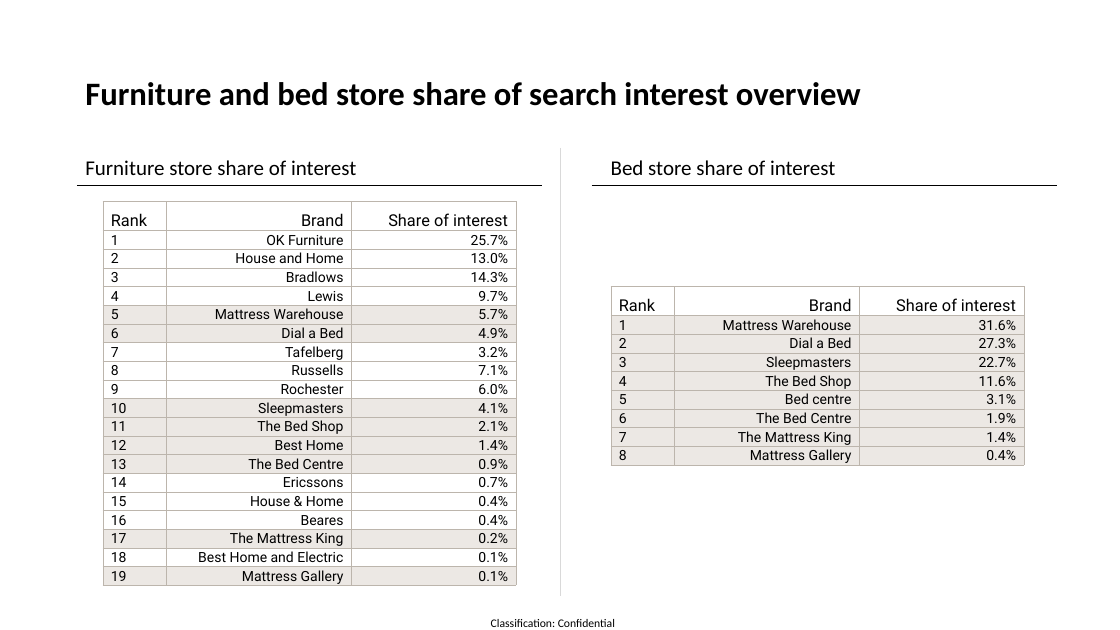
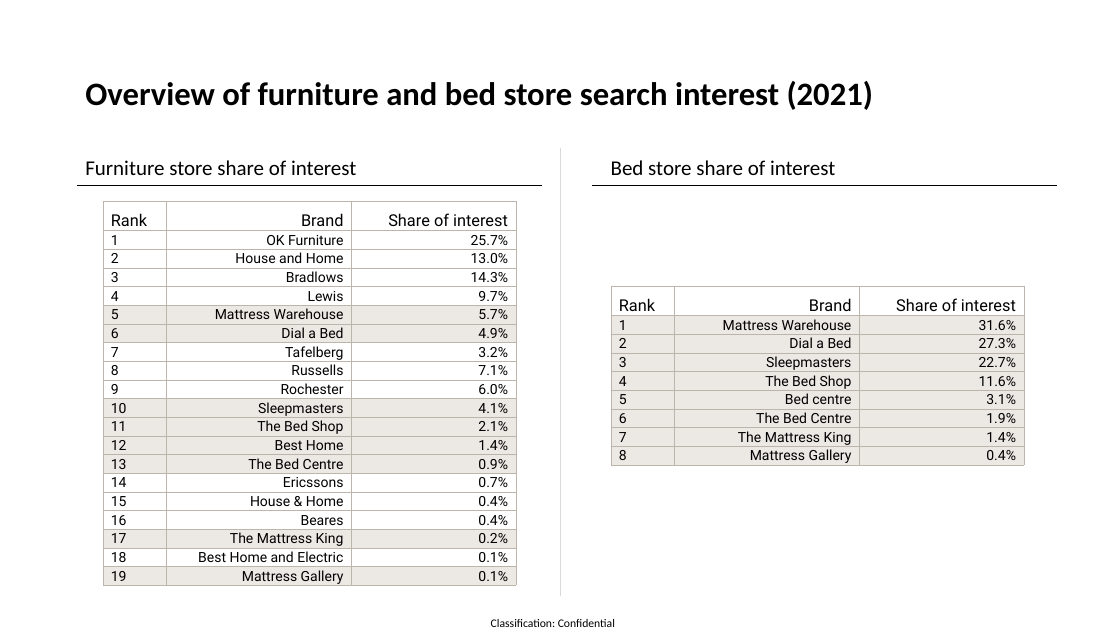
Before and after one commit to twdobson/mattress-trends, a slide deck: slide 29 of Bravo report - 20210123.pptx. Drawn at 1120x630 pixels with LibreOffice and Linux fonts; fonts in the diff are those of the drawing. Boxes give left, top, right and bottom in pixels: in the first picture for what was removed or moved away, otherwise in the second. Text is boxed around its words. In the diff, an @@ line names an element or a change of style, - is before the commit and + after.

```diff
--- a/Bravo report - 20210123.pptx
+++ b/Bravo report - 20210123.pptx
@@ title at (x1=85, y1=81, x2=873, y2=110): text changed @@
-Furniture and bed store share of search interest overview
+Overview of furniture and bed store search interest (2021)
```
Also in this commit, not shown: 11 other slides changed, 19 slides removed, 1 other file.
